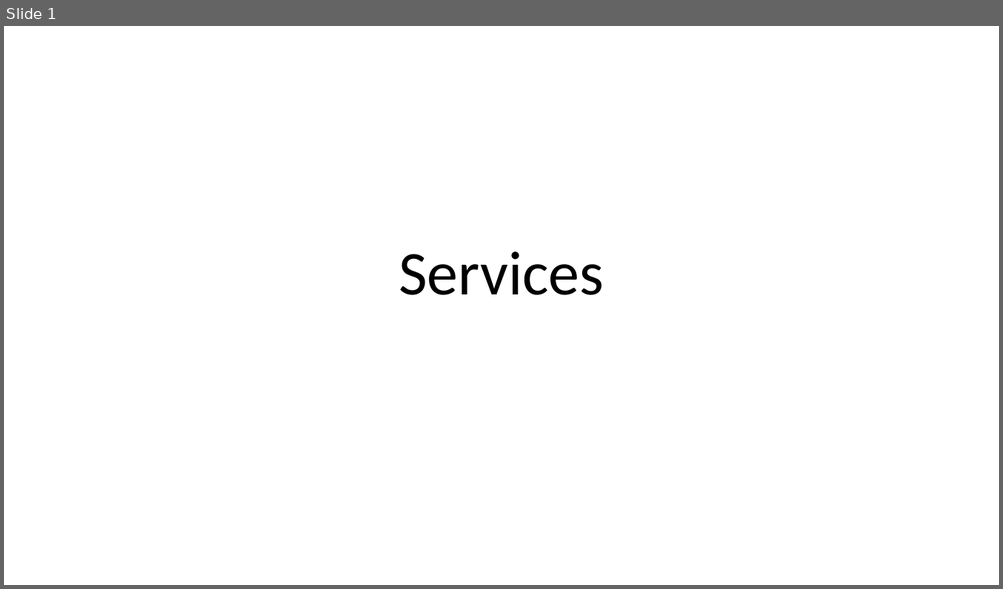
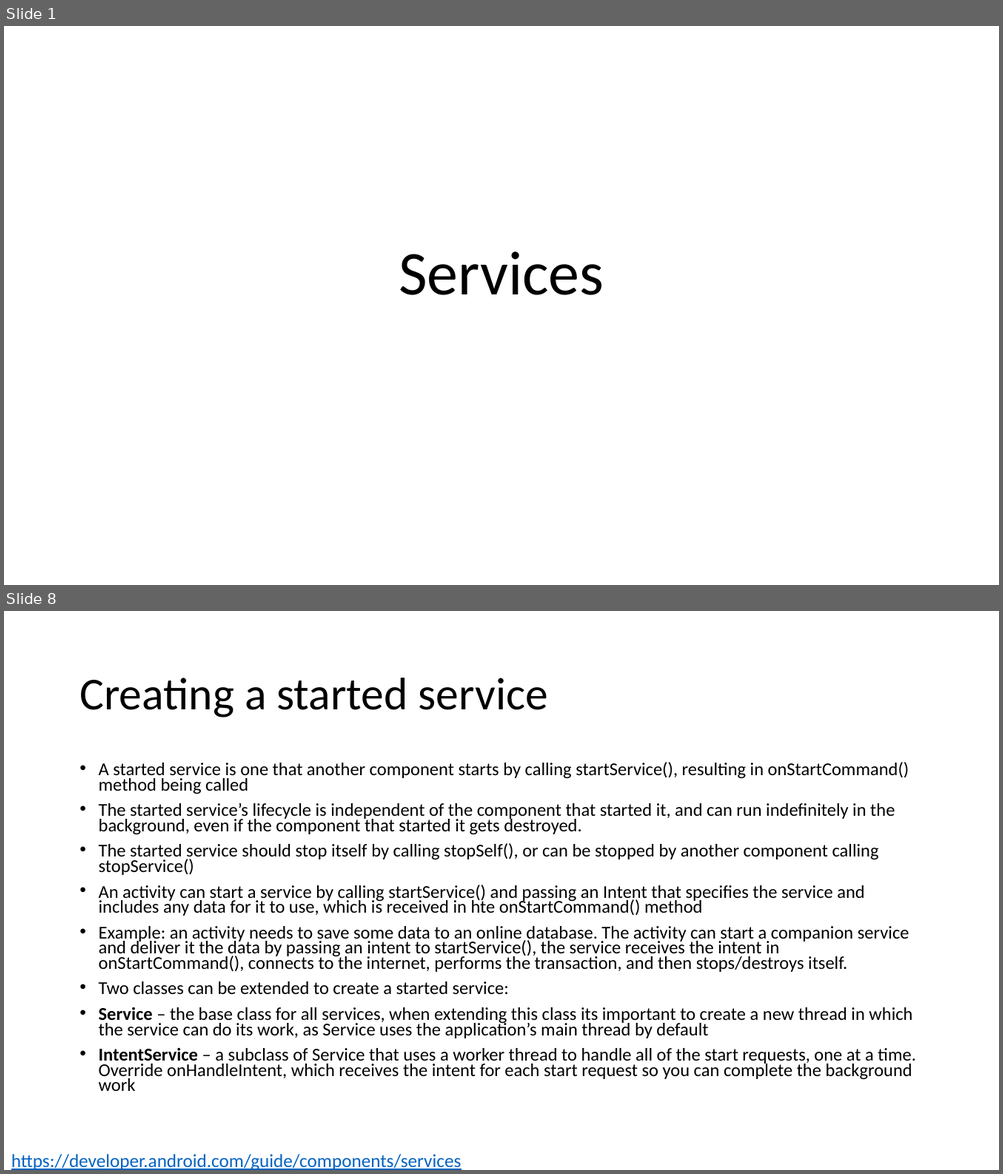
Before and after one commit to russellu/cs230, a slide deck: Lecture_Services.pptx. Shown one above the other, each under a label of ours: slide 1 before the commit, slides 1 and 8 after it; the slides between them are not shown. The pictures are 1003x589 and 1003x1174 pixels, drawn with LibreOffice and Linux fonts; fonts in the diff are those of the drawing. Boxes give left, top, right and bottom in pixels: in the first picture for what was removed or moved away, otherwise in the second. Text is boxed around its words. In the diff, an @@ line names an element or a change of style, - is before the commit and + after.

```diff
--- a/Lecture_Services.pptx
+++ b/Lecture_Services.pptx
@@ slide 8 added at (4,611,999,1170), background #FFFFFF @@
@@ title added at (79,678,548,718), 44 pt, text #000000 @@
+Creating a started service
@@ text added at (99,762,916,1091), 17.5 pt, text #000000 @@
+• A started service is one that another component starts by calling startService(), resulting in onStartCommand() method being called
+• The started service’s lifecycle is independent of the component that started it, and can run indefinitely in the background, even if the component that started it gets destroyed.
+• The started service should stop itself by calling stopSelf(), or can be stopped by another component calling stopService()
+• An activity can start a service by calling startService() and passing an Intent that specifies the service and includes any data for it to use, which is received in hte onStartCommand() method
+• Example: an activity needs to save some data to an online database. The activity can start a companion service and deliver it the data by passing an intent to startService(), the service receives the intent in onStartCommand(), connects to the internet, performs the transaction, and then stops/destroys itself.
+• Two classes can be extended to create a started service:
+• Service – the base class for all services, when extending this class its important to create a new thread in which the service can do its work, as Service uses the application’s main thread by default
+• IntentService – a subclass of Service that uses a worker thread to handle all of the start requests, one at a time. Override onHandleIntent, which receives the intent for each start request so you can complete the background work
@@ text added at (11,1154,461,1170), 18 pt, text #0563C1, underline @@
+https://developer.android.com/guide/components/services
```
Also in this commit, not shown: 1 slide changed, 30 other slides added, 7 other files.
